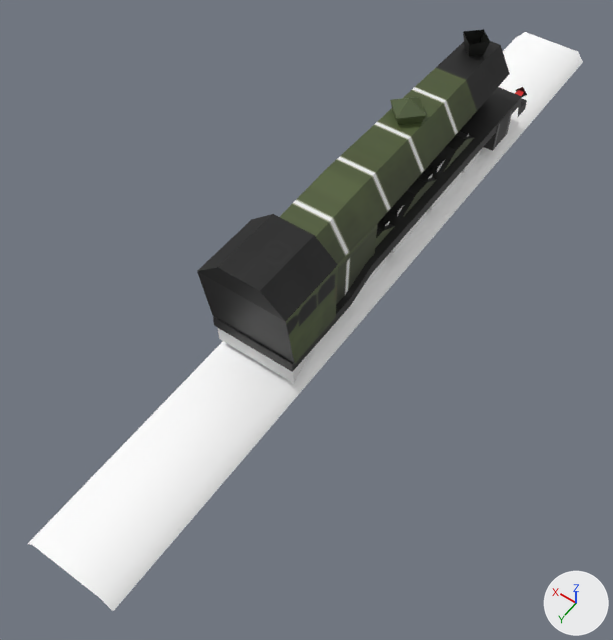
The Blender file resources/3d/locomotives/a3/a3.blend, before and after one commit.
The view is the same before and after, from a 50 mm lens placed at (-8.6, 16.2, 18.6), pointed at (-0.1, 4.4, -0.1). The lights are fixed; the arrows at lower right show +X, +Y and +Z.
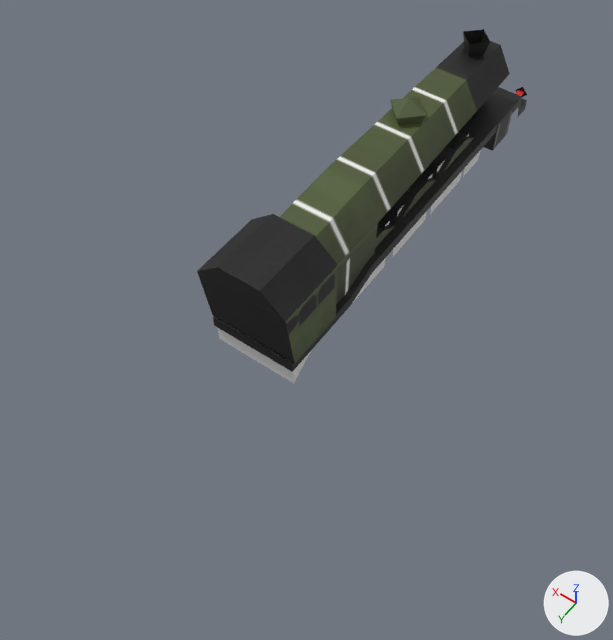
Changed parts and their boxes (x1, y1, x2, y2) in the pictures (613 x 640 px):
'Plane.000', hidden
    before: (28, 32, 583, 611)

Diff of the bpy script that builds the scene:
```diff
--- a/resources/3d/locomotives/a3/a3.blend.py
+++ b/resources/3d/locomotives/a3/a3.blend.py
@@ ob_plane_000 @@
 ob_plane_000.scale = (14.1, 14.1, 14.1)
+ob_plane_000.hide_set(True)  # its collection is switched off
```
